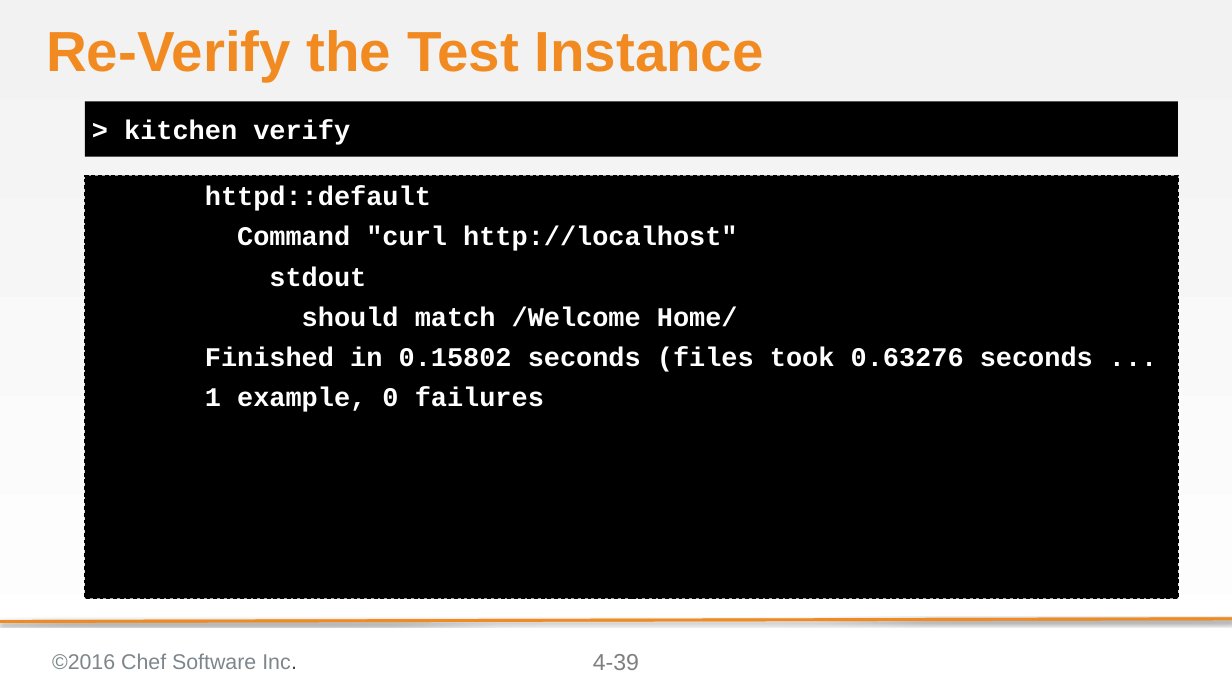
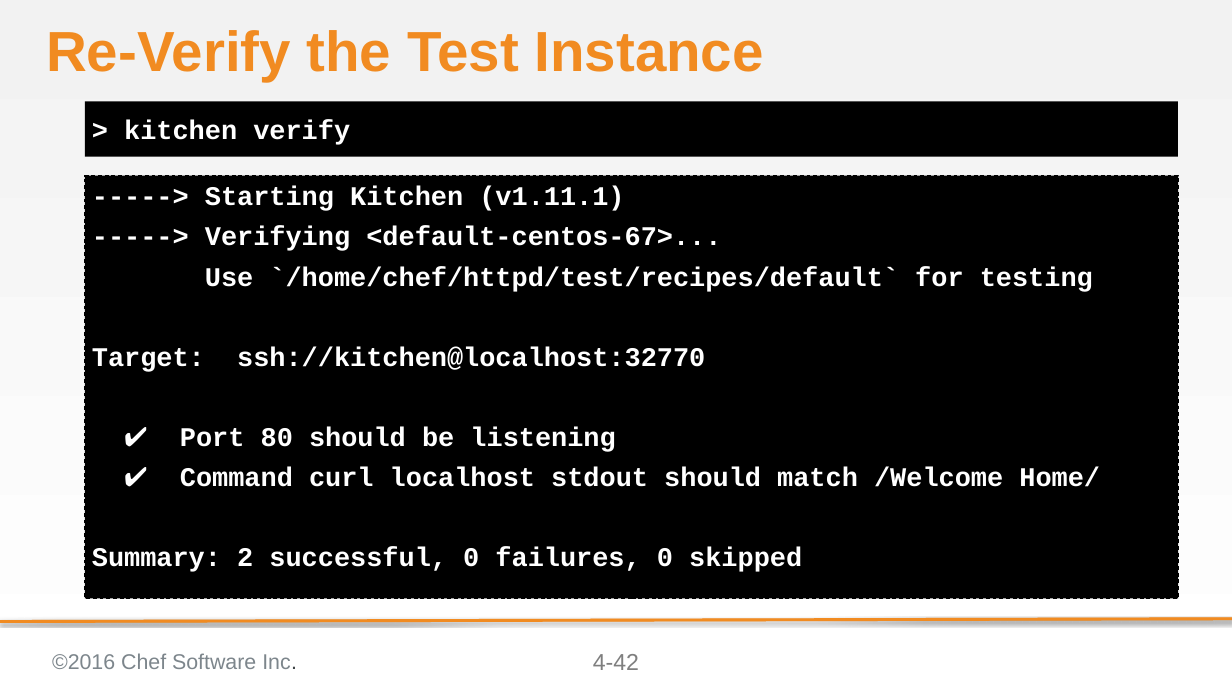
Before and after one commit to chef-training/test_driven_cookbook_development, a slide deck: slide 42 of 04-refactoring_cookbooks_with_tests.pptx (slide 39 before the commit). Drawn at 1232x693 pixels with LibreOffice and Linux fonts; fonts in the diff are those of the drawing; background and template pictures are left out. Boxes give left, top, right and bottom in pixels: in the first picture for what was removed or moved away, otherwise in the second. Text is boxed around its words. In the diff, an @@ line names an element or a change of style, - is before the commit and + after.

Commit message:
Updates to Chef DK 0.17.17 and InSpec
* Updated the Chef DK
* Changed the examples to InSpec

```diff
--- a/04-refactoring_cookbooks_with_tests.pptx
+++ b/04-refactoring_cookbooks_with_tests.pptx
@@ text at (92, 187, 1100, 572): text changed @@
-httpd::default
-Command "curl http://localhost"
-stdout
-should match /Welcome Home/
-Finished in 0.15802 seconds (files took 0.63276 seconds ...
-1 example, 0 failures
+-----> Starting Kitchen (v1.11.1)
+-----> Verifying <default-centos-67>...
+Use `/home/chef/httpd/test/recipes/default` for testing
+Target: ssh://kitchen@localhost:32770
+✔ Port 80 should be listening
+✔ Command curl localhost stdout should match /Welcome Home/
+Summary: 2 successful, 0 failures, 0 skipped
@@ page number at (593, 654, 639, 670): text changed @@
-4-39
+4-42
```
Also in this commit, not shown: 8 other slides changed, 3 slides added, 5 other files.
